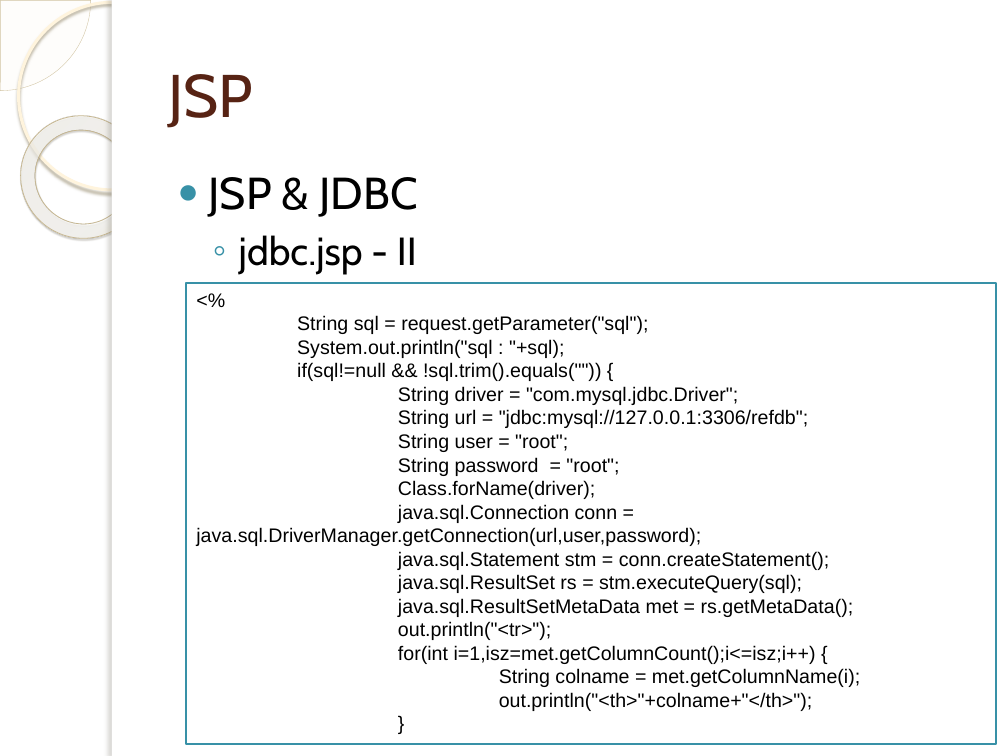
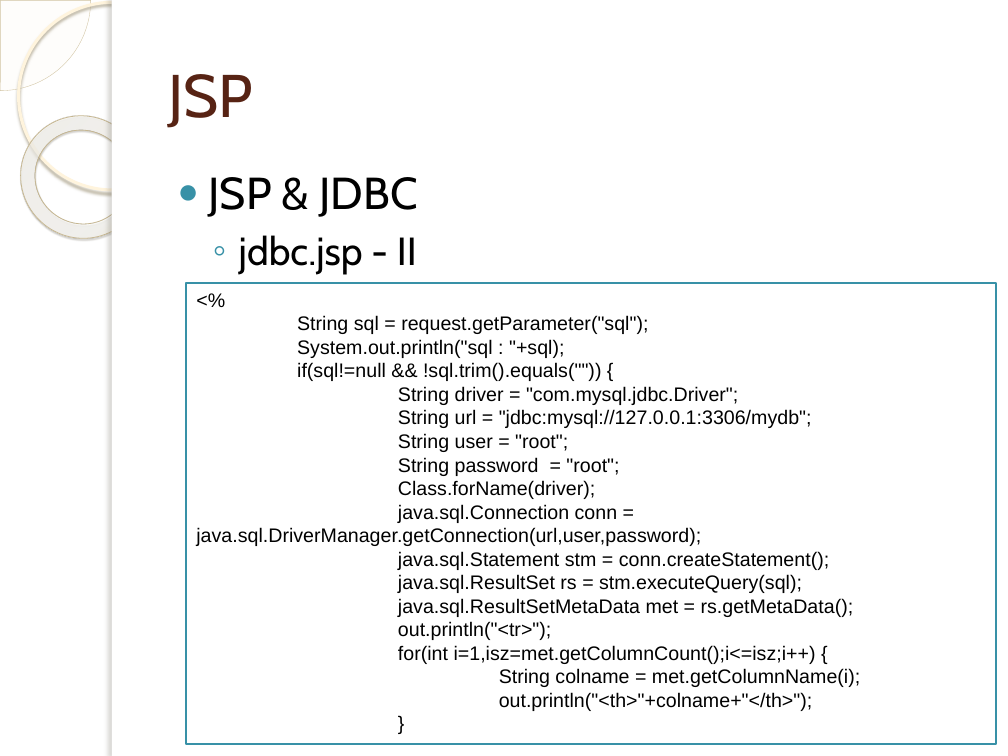
Before and after one commit to tassun/train-jsp, a slide deck: slide 87 of Introduction to JSP.pptx (slide 86 before the commit). Drawn at 1008x756 pixels with LibreOffice and Linux fonts; fonts in the diff are those of the drawing; background and template pictures are left out. Boxes give left, top, right and bottom in pixels: in the first picture for what was removed or moved away, otherwise in the second. Text is boxed around its words. In the diff, an @@ line names an element or a change of style, - is before the commit and + after.

```diff
--- a/Introduction to JSP.pptx
+++ b/Introduction to JSP.pptx
@@ text in rectangle at [398, 409, 812, 428]: text changed @@
-String url = "jdbc:mysql://127.0.0.1:3306/refdb";
+String url = "jdbc:mysql://127.0.0.1:3306/mydb";
```
Also in this commit, not shown: 4 other slides changed, 1 slide added, 4 other files.
